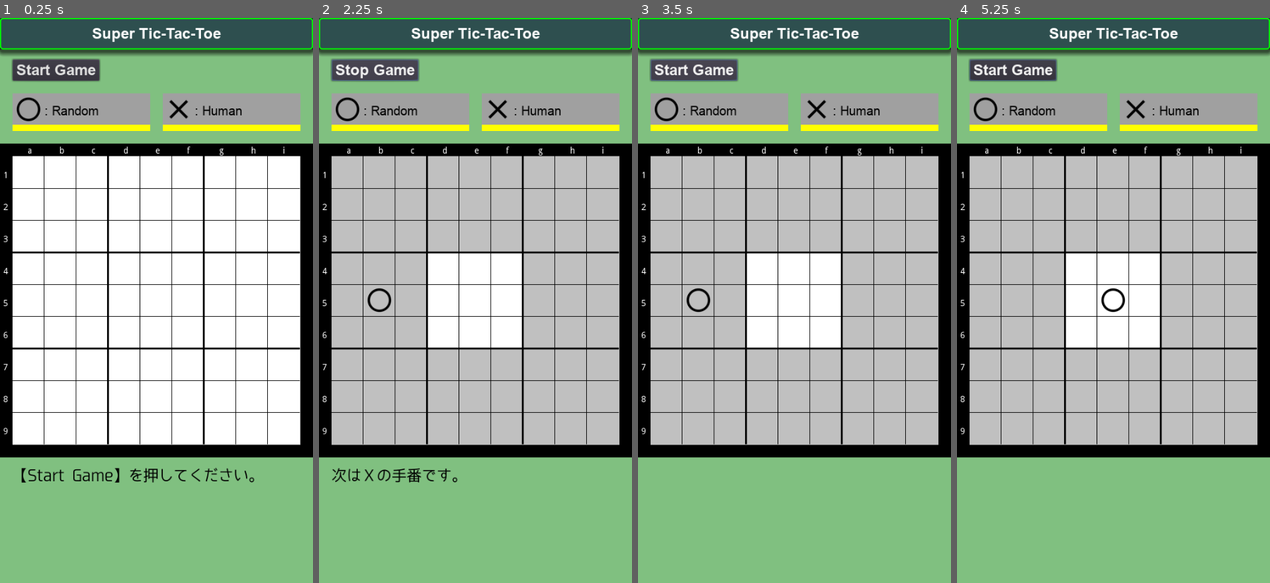
Above: before the commit, frames 1-4 (left to right).
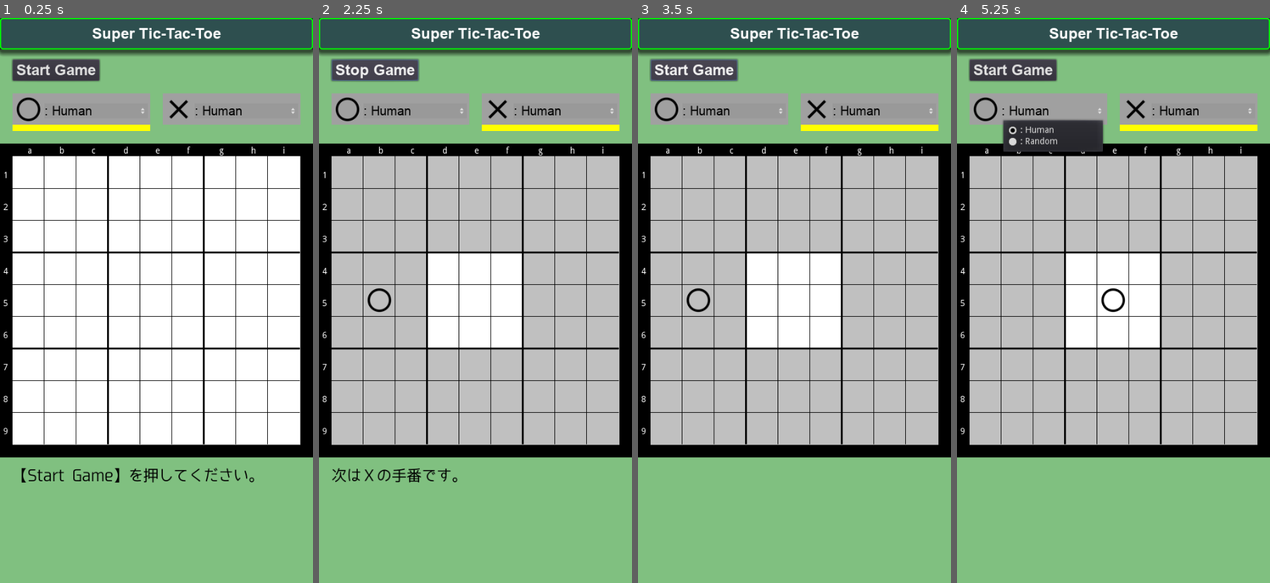
Above: after the commit, the same moments.

Repository: vivisuke/SuperTicTacToe
Game: Godot game, scene res://MainScene.tscn
The game is run twice, just before and just after one commit, with the same random seed, the same clock (stepped at 60 frames per second) and the same inputs.
Inputs (mouse positions are in pixels of both pictures, inside the frame that each line leads up to):
- Up to frame 1 (0.25 s): no input
- Up to frame 2 (2.25 s): click (416, 108) at 0.5 s, where only the run after the commit has a clickable ": Human"; click (606, 108) at 1.25 s, where only the run after the commit has a clickable "Ｖ"; click "Start Game" at 2 s
- Up to frame 3 (3.5 s): click "Stop Game" at 2.75 s
- Up to frame 4 (5.25 s): click "Start Game" at 3.5 s; click "Stop Game" at 4.25 s; click (1054, 108) at 5 s, where only the run after the commit has a clickable ": Human"

The runs differ from the first frame. In frame 1, 0.6% of the frame differs, in the area x 17-97%, y 15-20%; in frame 2, 0.6%; in frame 3, 0.6%; in frame 4, 2.1%, in the area x 3-95%, y 7-24%.

Commit message:
0036 ◎ C 12/31 01/03 0.001│ToDo│ＯＸプレイヤーパネル：手番の方のアンダーラインのみ表示 0037 ◎ C 01/03 01/03 0.001│ToDo│ＯＸプレイヤーパネル：OptionButton 設置

Diff:
--- a/SuperTicTacToe/MainScene.tscn
+++ b/SuperTicTacToe/MainScene.tscn
@@ -105,6 +105,15 @@
 size = 20
 font_data = ExtResource( 12 )
 
+[sub_resource type="DynamicFont" id=8]
+size = 20
+font_data = ExtResource( 12 )
+
+[sub_resource type="StyleBoxFlat" id=9]
+bg_color = Color( 0.6, 0.6, 0.6, 0 )
+
+[sub_resource type="StyleBoxFlat" id=10]
+
 [node name="MainScene" type="Node2D"]
 script = ExtResource( 11 )
 
@@ -191,6 +200,7 @@
 texture = ExtResource( 5 )
 
 [node name="Label" type="Label" parent="MaruPlayer"]
+visible = false
 anchor_right = 0.5
 anchor_bottom = 0.28
 margin_left = 51.0
@@ -207,6 +217,27 @@
 margin_bottom = 60.0
 color = Color( 1, 1, 0, 1 )
 
+[node name="PopupMenu" type="PopupMenu" parent="MaruPlayer"]
+margin_right = 20.0
+margin_bottom = 20.0
+
+[node name="OptionButton" type="OptionButton" parent="MaruPlayer"]
+anchor_right = 0.367
+anchor_bottom = 0.4
+margin_left = 51.0
+margin_top = 16.0
+margin_right = 135.26
+margin_bottom = 20.0
+custom_colors/font_color_disabled = Color( 0, 0, 0, 1 )
+custom_colors/font_color_focus = Color( 0, 0, 0, 1 )
+custom_colors/font_color = Color( 0, 0, 0, 1 )
+custom_colors/font_color_hover = Color( 0, 0, 0, 1 )
+custom_colors/font_color_pressed = Color( 0, 0, 0, 1 )
+custom_fonts/font = SubResource( 8 )
+custom_styles/pressed = SubResource( 9 )
+custom_styles/normal = SubResource( 10 )
+text = "Human"
+
 [node name="BatsuPlayer" type="ColorRect" parent="."]
 margin_left = 260.0
 margin_top = 120.0
@@ -220,6 +251,7 @@
 texture = ExtResource( 4 )
 
 [node name="Label" type="Label" parent="BatsuPlayer"]
+visible = false
 anchor_right = 0.5
 anchor_bottom = 0.28
 margin_left = 51.0
@@ -236,4 +268,33 @@
 margin_bottom = 60.0
 color = Color( 1, 1, 0, 1 )
 
+[node name="MenuButton" type="MenuButton" parent="BatsuPlayer"]
+anchor_left = 0.773
+anchor_top = 0.5
+anchor_right = 0.773
+anchor_bottom = 0.5
+margin_left = 21.94
+margin_top = -9.0
+margin_right = 33.94
+margin_bottom = 11.0
+text = "Ｖ"
+
+[node name="OptionButton" type="OptionButton" parent="BatsuPlayer"]
+anchor_right = 0.367
+anchor_bottom = 0.4
+margin_left = 51.0
+margin_top = 16.0
+margin_right = 135.26
+margin_bottom = 20.0
+custom_colors/font_color_disabled = Color( 0, 0, 0, 1 )
+custom_colors/font_color_focus = Color( 0, 0, 0, 1 )
+custom_colors/font_color = Color( 0, 0, 0, 1 )
+custom_colors/font_color_hover = Color( 0, 0, 0, 1 )
+custom_colors/font_color_pressed = Color( 0, 0, 0, 1 )
+custom_fonts/font = SubResource( 8 )
+custom_styles/pressed = SubResource( 9 )
+custom_styles/normal = SubResource( 10 )
+
 [connection signal="pressed" from="StartStopButton" to="." method="_on_StartStopButton_pressed"]
+[connection signal="item_selected" from="MaruPlayer/OptionButton" to="." method="_on_MaruOptionButton_item_selected"]
+[connection signal="item_selected" from="BatsuPlayer/OptionButton" to="." method="_on_BatsuOptionButton_item_selected"]
--- a/SuperTicTacToe/scripts/MainScene.gd
+++ b/SuperTicTacToe/scripts/MainScene.gd
@@ -32,13 +32,17 @@
 	BOARD_ORG_X = $Board/TileMapLocal.global_position.x
 	BOARD_ORG_Y = $Board/TileMapLocal.global_position.y
 	BOARD_ORG = Vector2(BOARD_ORG_X, BOARD_ORG_Y)
+	setup_player_option_button($MaruPlayer/OptionButton)
+	setup_player_option_button($BatsuPlayer/OptionButton)
 	rng.randomize()
 	init_board()
 	update_next_label()
 	#put(2, 2, MARU)
 	$MessLabel.text = "【Start Game】を押してください。"
 	pass # Replace with function body.
-
+func setup_player_option_button(ob):
+	ob.add_item(": Human", 0)
+	ob.add_item(": Random", 1)
 func init_board():
 	n_put = 0
 	n_put_board = [0, 0, 0, 0, 0, 0, 0, 0, 0]
@@ -54,6 +58,8 @@
 	pass
 func update_next_label():
 	$MessLabel.text = "次は%sの手番です。" % ("Ｏ" if next_color == MARU else "Ｘ")
+	$MaruPlayer/Underline.visible = next_color == MARU
+	$BatsuPlayer/Underline.visible = next_color == BATSU
 func can_put_local(x : int, y : int):
 	return $Board/TileMapBG.get_cell(x, y) == NEXT_LOCAL_BOARD
 func is_empty(x : int, y : int):
@@ -201,3 +207,11 @@
 		$StartStopButton.text = "Start Game"
 		$MessLabel.text = ""
 	pass # Replace with function body.
+
+
+func _on_MaruOptionButton_item_selected(index):
+	pass # Replace with function body.
+
+
+func _on_BatsuOptionButton_item_selected(index):
+	pass # Replace with function body.
Not shown: 1 places in SuperTicTacToe/MainScene.tscn that only renumber resources
Not shown, changed: SuperTicTacToe.spr
